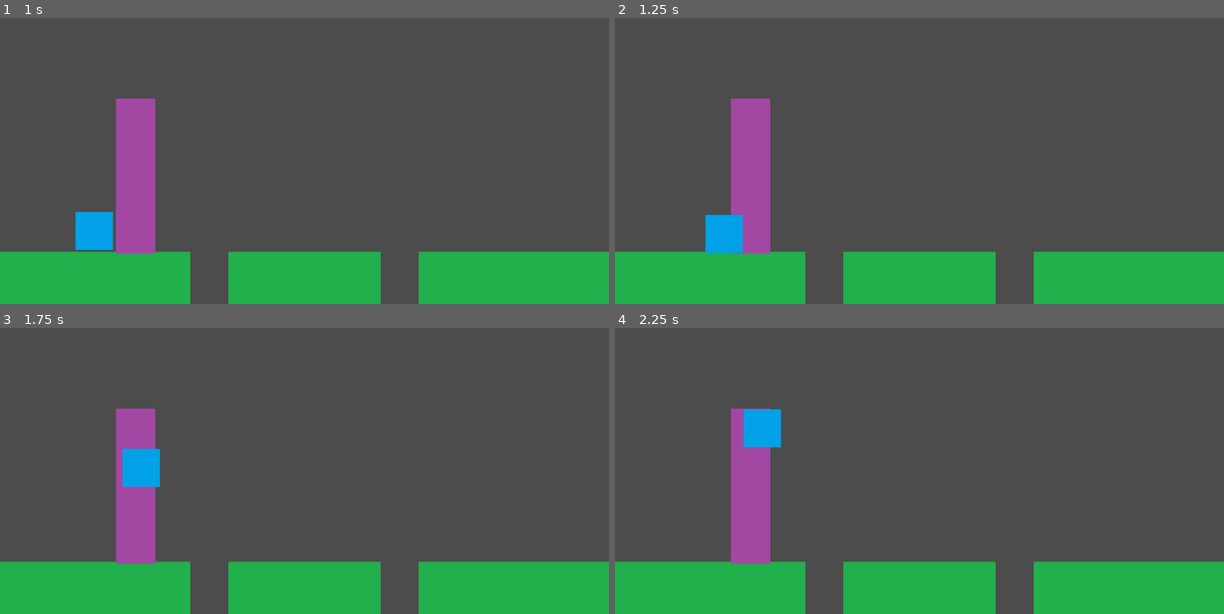
Above: before the commit, frames 1-4 (two rows, left to right).
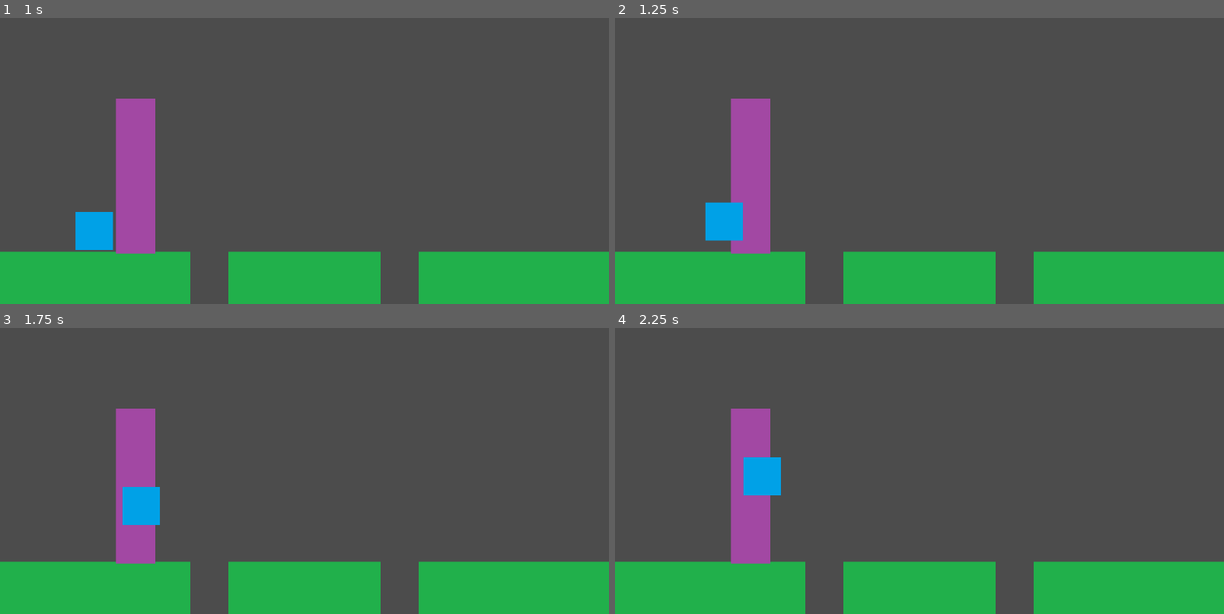
Above: after the commit, the same moments.

Repository: Unpaz-Programacion-Videojuegos-2022/Nuts-N-Milk
Game: Godot game, scene res://scenes/World/World.tscn
The game is run twice, just before and just after one commit, with the same random seed, the same clock (stepped at 60 frames per second) and the same inputs. The project has no main scene, so this scene is started directly.
Inputs:
- Up to frame 1 (1 s): hold Right (ui_right) from 0.53 s (still down); hold Up (ui_up) from 0.53 s (still down)
- Up to frame 2 (1.25 s): keep holding Right (ui_right); keep holding Up (ui_up)
- Up to frame 3 (1.75 s): keep holding Right (ui_right); release Up (ui_up) at 1.28 s; tap Up (ui_up) at 1.35, 1.52 s
- Up to frame 4 (2.25 s): tap Up (ui_up) at 1.82 s; release Right (ui_right) at 2.03 s; hold Left (ui_left) from 2.03 s (still down); hold Up (ui_up) from 2.03 s (still down)

Frame 1 is identical in both runs. In frame 2, 0.6% of the frame differs, in the area x 14-21%, y 64-83%; in frame 3, 1.6%; in frame 4, 1.7%, in the area x 21-28%, y 28-59%.

Commit message:
creación de escaleras
ya podemos trepar por las escalera

Diff:
--- a/scenes/Player/Player.gd
+++ b/scenes/Player/Player.gd
@@ -4,11 +4,14 @@
 var speed = 100
 var velocity = Vector2()
 var jump = -300
-
+var max_speed = 200
 
 var limit_jumps = 2
 var jumps = 0
 
+
+var collidig_ladder = false
+var going_up = false
 
 
 func _ready():
@@ -25,13 +28,15 @@
 func _physics_process(delta):
 
 	move(delta)
-#	jumps()
+	if !going_up:
+		velocity.y += gravity * delta
+	climb()
 	move_and_slide(velocity, Vector2(0, -1))
 
 
 func move(delta):
 	velocity.x = 0
-	velocity.y += gravity * delta
+
 	if is_on_floor():
 		jumps = 0
 
@@ -52,6 +57,8 @@
 	#if Input.is_action_pressed("ui_up"):
 	#		velocity.y = jump
 
+
+
 func animacion():
 	if velocity.x < 0:
 		$AnimatedSprite.animation = ""
@@ -67,18 +74,34 @@
 
 
 
-#func climb():
-#	if collidig_ladder:
-#		if Input.is_action_pressed("ui_up"):
-##			velocity.y = max(velocity.y - accelracion )
-
-#func _on_Area2D_area_exited(area):
-#	area.get_name()
-#	if area.is_in_group("ladder"):
-#		collidig_ladder = false
-#		going_up = false
+func climb():
+	if collidig_ladder:
+		if Input.is_action_pressed("ui_up"):
+			going_up = true
+			velocity.y = max(velocity.y -speed, - max_speed)
+#			$AnimatedSprite.playing = true
+#			$AnimatedSprite.animation ="climb"
+		elif Input.is_action_pressed("ui_down"):
+			going_up = true
+			velocity.y = max(velocity.y + speed, max_speed)
+		else:
+			if going_up:
+				velocity.y = 0
 
 
-#func _on_Area2D_area_entered(area):
-##	if area.is_in_group("ladder"):
-	#	collidig_ladder = true
+
+
+
+
+
+func _on_Area2D_area_exited(area):
+	area.get_name()
+	if area.is_in_group("ladder"):
+		collidig_ladder = false
+		going_up = false
+
+
+func _on_Area2D_area_entered(area):
+	area.get_name()
+	if area.is_in_group("ladder"):
+		collidig_ladder = true
